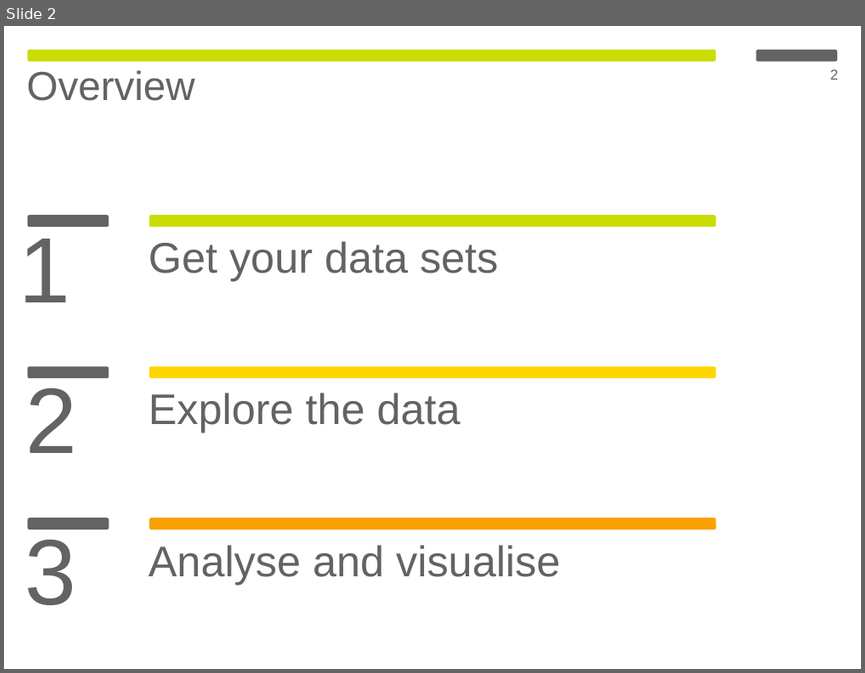
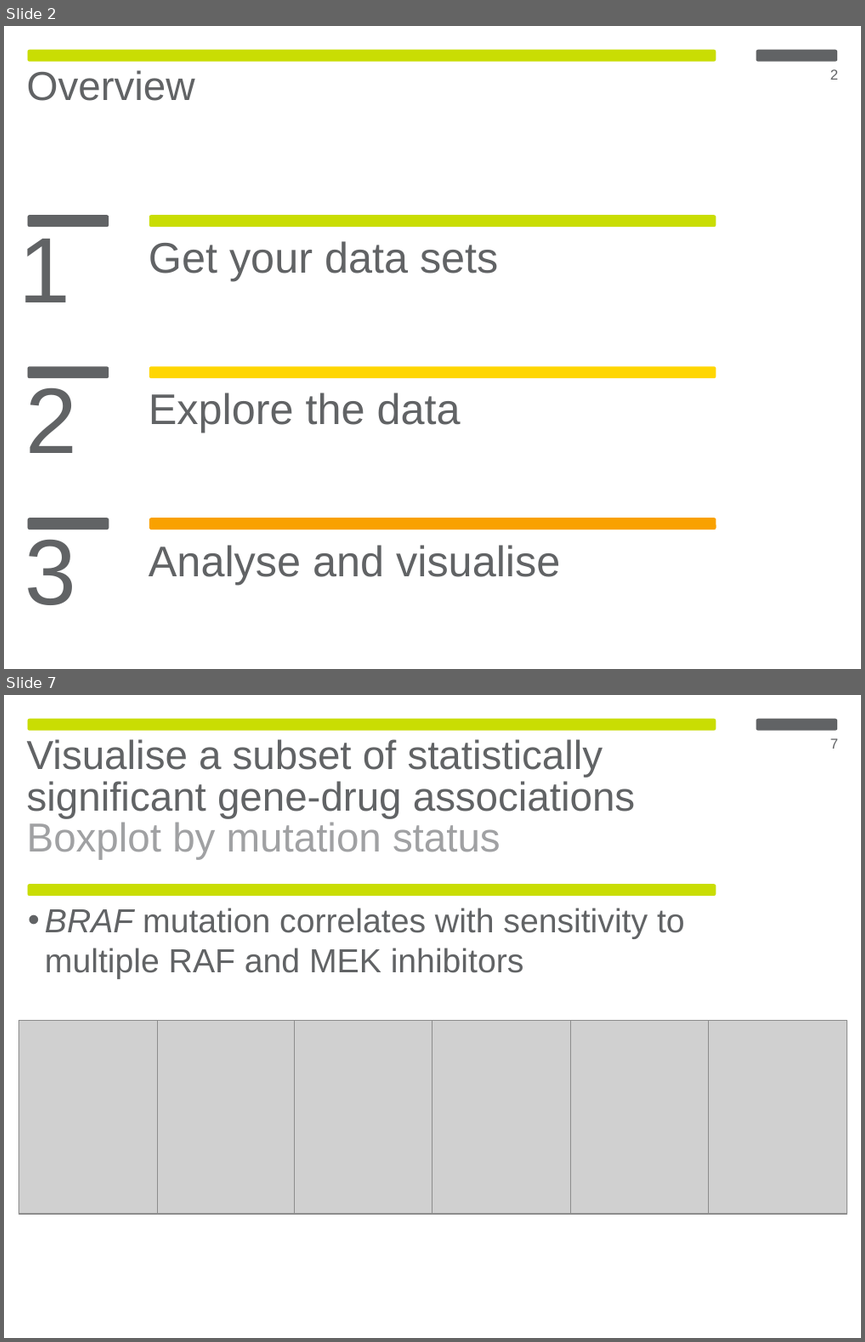
Before and after one commit to aleonidou/genexdrugdemo, a slide deck: genexdemo_slides.pptx. Shown one above the other, each under a label of ours: slide 2 before the commit, slides 2 and 7 after it; the slides between them are not shown. The pictures are 865x673 and 865x1342 pixels, drawn with LibreOffice and Linux fonts; fonts in the diff are those of the drawing; grey boxes stand for pictures. Boxes give left, top, right and bottom in pixels: in the first picture for what was removed or moved away, otherwise in the second. Text is boxed around its words. In the diff, an @@ line names an element or a change of style, - is before the commit and + after.

Commit message:
Slides at about 50 percent complete, copy number boxplots are working

```diff
--- a/genexdemo_slides.pptx
+++ b/genexdemo_slides.pptx
@@ slide 7 added at [4, 695, 861, 1338], background #FFFFFF; not listed: 2 template elements that a slide beside it also shows @@
@@ text added at [27, 739, 635, 860], 34 pt, text #616365 @@
+Visualise a subset of statistically significant gene-drug associations
+  Boxplot by mutation status
@@ page number added at [830, 738, 838, 749], 12 pt, text #616365 @@
+7
@@ rounded rectangle added at [27, 884, 715, 896], fill #C9DD03 @@
@@ text added at [45, 907, 685, 979], 28 pt, text #616365 @@
+  • BRAF mutation correlates with sensitivity to multiple RAF and MEK inhibitors
@@ picture added at [19, 1021, 157, 1214] @@
@@ picture added at [157, 1021, 296, 1214] @@
@@ picture added at [295, 1021, 432, 1214] @@
@@ picture added at [432, 1021, 570, 1214] @@
@@ picture added at [570, 1021, 709, 1214] @@
@@ picture added at [709, 1021, 846, 1214] @@
```
Also in this commit, not shown: 2 slides changed, 9 other slides added, 1 slide removed, 1 other file.
